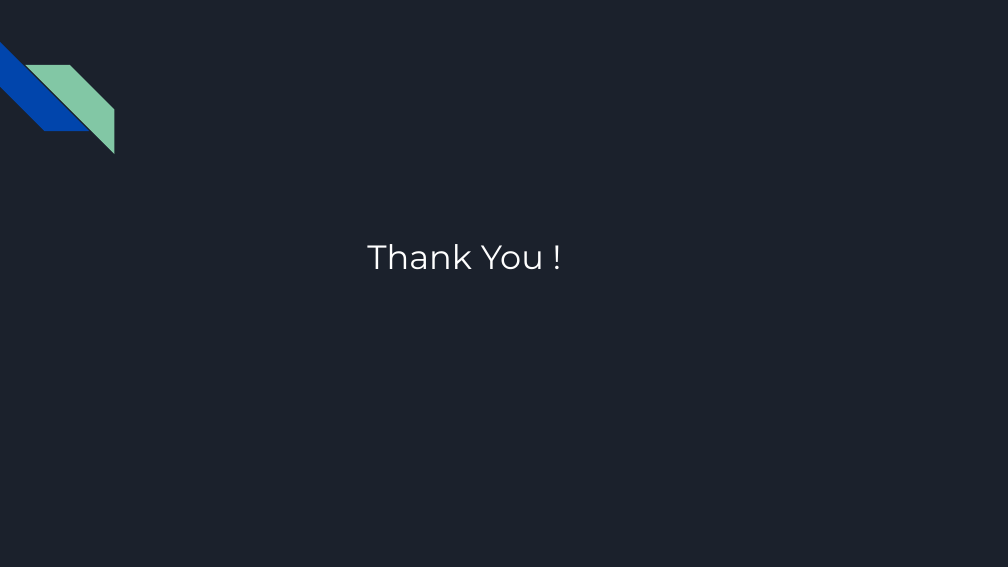
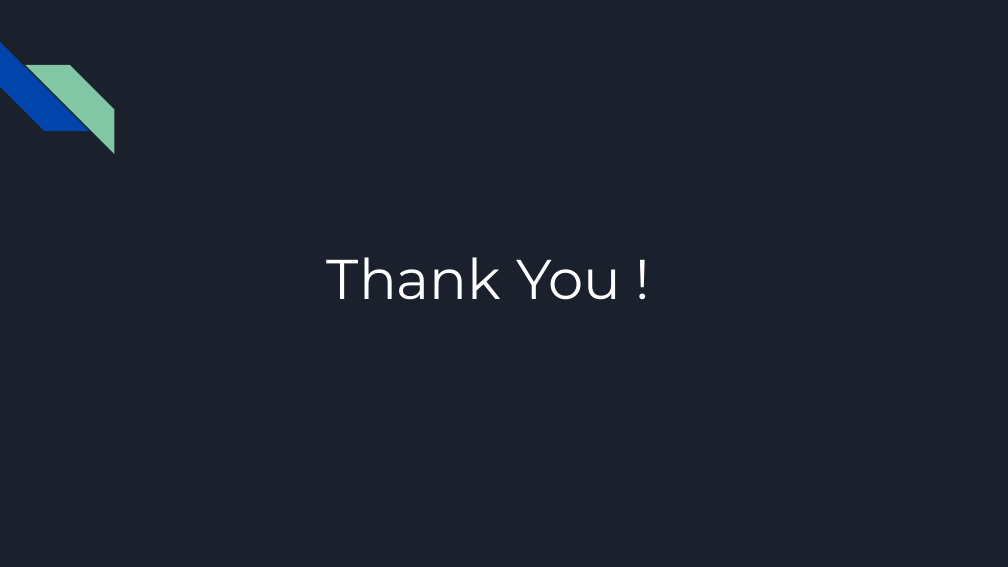
Before and after one commit to 4lex16/UnixProject, a slide deck: slide 11 of System Monitoring and Managing (1).pptx. Drawn at 1008x567 pixels with LibreOffice and Linux fonts; fonts in the diff are those of the drawing. Boxes give left, top, right and bottom in pixels: in the first picture for what was removed or moved away, otherwise in the second. Text is boxed around its words. In the diff, an @@ line names an element or a change of style, - is before the commit and + after.

```diff
--- a/System Monitoring and Managing (1).pptx
+++ b/System Monitoring and Managing (1).pptx
@@ title "Thank You !": place and size @@
-title "Thank You !" at box(367, 244, 544, 269)
+title "Thank You !" at box(327, 257, 621, 300)
@@ title "Thank You !" at box(327, 257, 621, 300): size 24 to 40 pt @@
```
Also in this commit, not shown: 7 other slides changed, 1 slide added, 1 slide removed.
